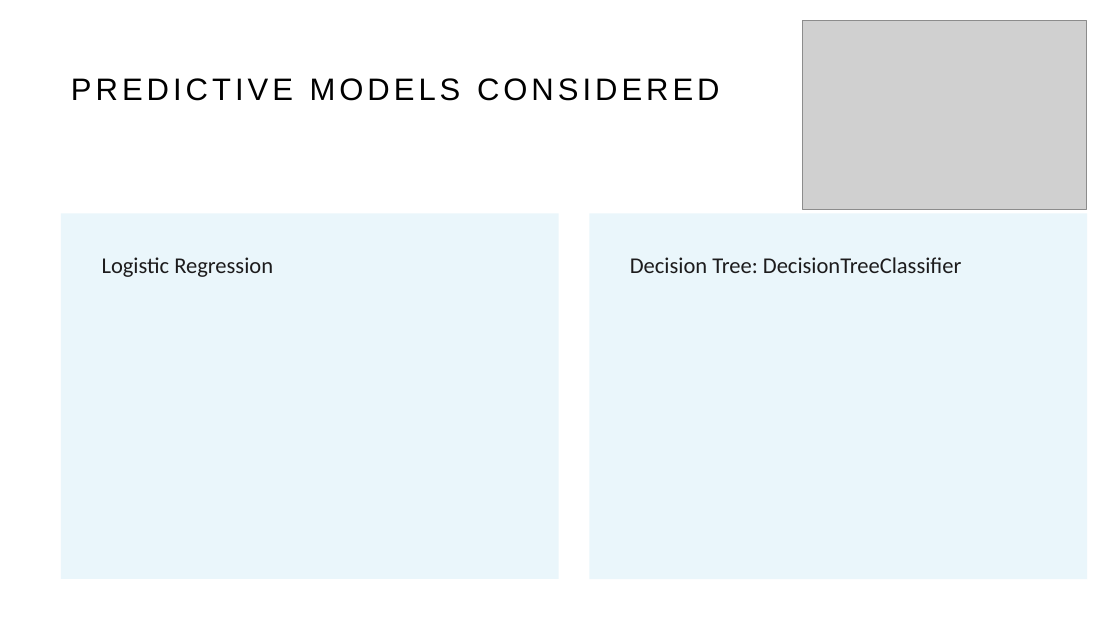
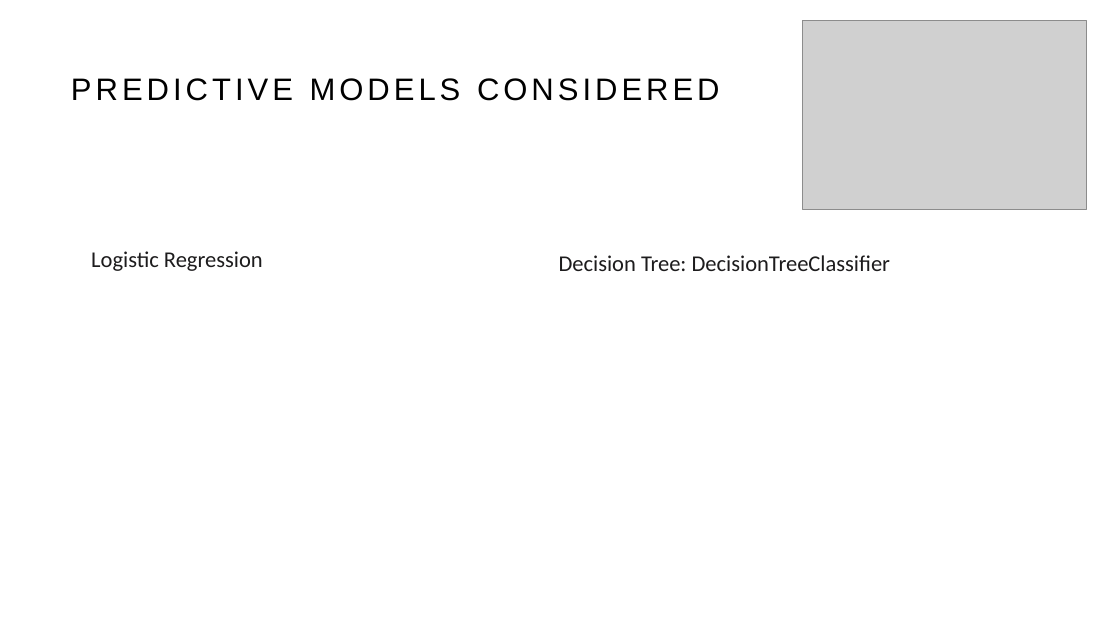
Before and after one commit to ifonseca69/project_2, a slide deck: slide 7 of Simmons/slide deck2.odp. Drawn at 1120x630 pixels with LibreOffice and Linux fonts; fonts in the diff are those of the drawing; grey boxes stand for pictures. Boxes give left, top, right and bottom in pixels: in the first picture for what was removed or moved away, otherwise in the second. Text is boxed around its words. In the diff, an @@ line names an element or a change of style, - is before the commit and + after.

```diff
--- a/Simmons/slide deck2.odp
+++ b/Simmons/slide deck2.odp
@@ text "Logistic Regression" at (91,251,263,271): line spacing 0.9 to 1; less space between paragraphs; fill #EAF6FB to none @@
@@ text "Logistic Regression": place and size @@
-text "Logistic Regression" at (61,213,559,579)
+text "Logistic Regression" at (91,251,263,271)
@@ text "Decision Tree: DecisionTreeClassifier": place and size @@
-text "Decision Tree: DecisionTreeClassifier" at (589,213,1087,579)
+text "Decision Tree: DecisionTreeClassifier" at (559,255,891,271)
@@ text "Decision Tree: DecisionTreeClassifier" at (559,255,891,271): line spacing 0.9 to 1; less space between paragraphs; fill #EAF6FB to none @@
```
Also in this commit, not shown: 7 other slides changed, 2 other files.
